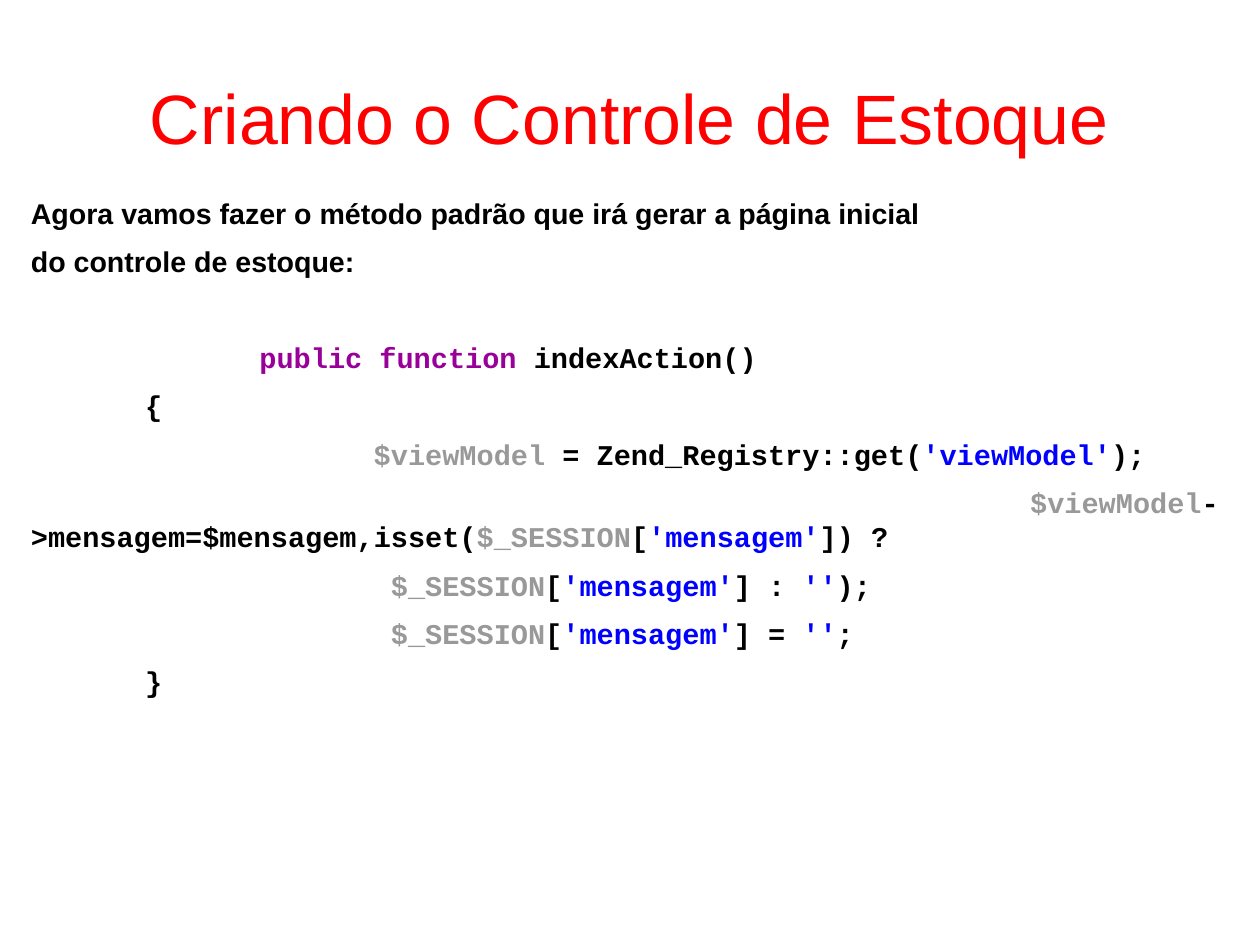
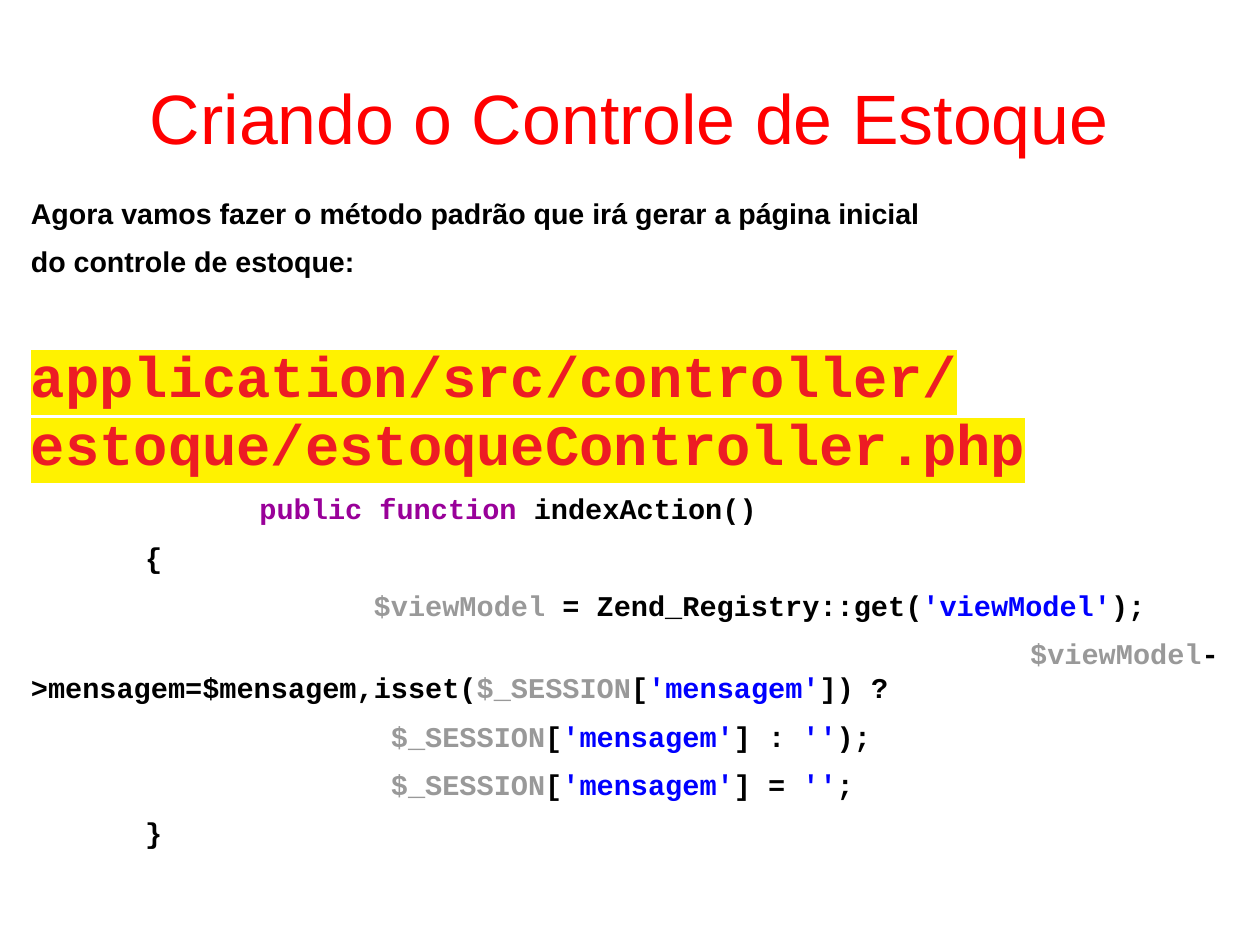
Before and after one commit to fgsl/lojasacme, a slide deck: slide 126 of docs/tutorial.odp (slide 127 before the commit). Drawn at 1260x945 pixels with LibreOffice and Linux fonts; fonts in the diff are those of the drawing. Boxes give left, top, right and bottom in pixels: in the first picture for what was removed or moved away, otherwise in the second. Text is boxed around its words. In the diff, an @@ line names an element or a change of style, - is before the commit and + after.

```diff
--- a/docs/tutorial.odp
+++ b/docs/tutorial.odp
@@ text at <box>31,356,1025,477</box>: paragraph added @@
+application/src/controller/estoque/estoqueController.php
```
Also in this commit, not shown: 36 other slides changed, 1 slide removed, 5 other files.
